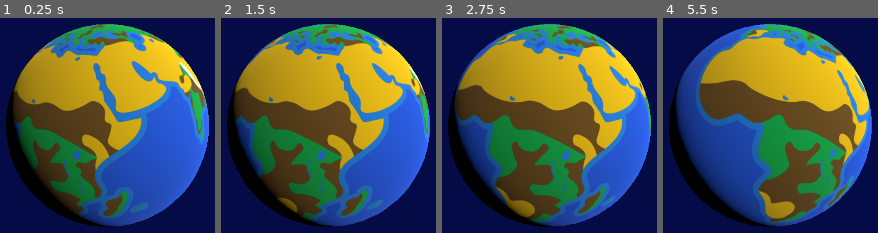
Above: before the commit, frames 1-4 (left to right).
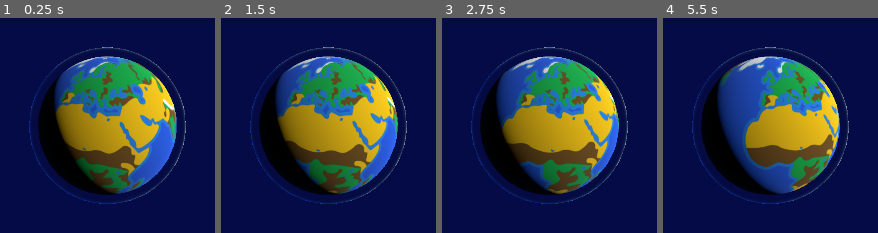
Above: after the commit, the same moments.

Repository: Assasquid/space_junkers
Game: Godot game, scene res://level.tscn
Two runs of this game, one before a commit and one after it. Both use one fixed random seed, a clock stepped at 60 frames per second and the inputs below. Before the commit the project has no main scene; this scene is started directly in both runs.
Inputs (mouse positions are in pixels of both pictures, inside the frame that each line leads up to):
- Up to frame 1 (0.25 s): no input
- Up to frame 2 (1.5 s): move the mouse to (outside the picture) at 0.52 s; move the mouse to (outside the picture) at 1.27 s
- Up to frame 3 (2.75 s): move the mouse to (629, 26) at 2.02 s
- Up to frame 4 (5.5 s): move the mouse to (729, 215) at 2.77 s; move the mouse to (outside the picture) at 3.52 s; move the mouse to (outside the picture) at 4.27 s; move the mouse to (811, 125) at 5.02 s

The runs differ from the first frame. In frame 1, 64% of the frame differs, in the area x 2-98%, y 2-98%; in frame 2, 64%; in frame 3, 66%; in frame 4, 67%.

Commit message:
Tweak the camera position, add fresnel aura.

Diff:
--- a/earth.tscn
+++ b/earth.tscn
@@ -1,24 +1,40 @@
-[gd_scene load_steps=4 format=3 uid="uid://ohs4wgkrltcv"]
+[gd_scene load_steps=7 format=3 uid="uid://ohs4wgkrltcv"]
 
 [ext_resource type="Texture2D" uid="uid://dd1sj0yt3lpwd" path="res://Earth42Map.png" id="1_8y6jm"]
 [ext_resource type="Script" path="res://earth.gd" id="1_qk4vd"]
+[ext_resource type="Shader" uid="uid://0eexvlx0weft" path="res://earth_fresnel.tres" id="3_xlpn8"]
 
 [sub_resource type="StandardMaterial3D" id="StandardMaterial3D_nbthb"]
 albedo_texture = ExtResource("1_8y6jm")
+
+[sub_resource type="ShaderMaterial" id="ShaderMaterial_h7jfy"]
+render_priority = 0
+shader = ExtResource("3_xlpn8")
+
+[sub_resource type="SphereMesh" id="SphereMesh_s65as"]
+radius = 2.2
+height = 4.4
+radial_segments = 42
+rings = 42
 
 [node name="Earth" type="Node3D"]
 script = ExtResource("1_qk4vd")
 
 [node name="DirectionalLight3D" type="DirectionalLight3D" parent="."]
-transform = Transform3D(0.60988, -0.35977, 0.706125, -0.0156281, 0.885383, 0.4646, -0.79234, -0.294386, 0.534354, 0.88957, 0.433186, 1.31412)
+transform = Transform3D(0.42603, -0.414471, 0.804184, -0.263572, 0.793467, 0.54858, -0.865464, -0.445672, 0.228798, 0.88957, 0.433186, 1.31412)
 shadow_enabled = true
 
 [node name="CSGSphere3D" type="CSGSphere3D" parent="."]
-transform = Transform3D(-0.836152, 0.10417, 0.538515, 0.172397, 0.981956, 0.0777324, -0.5207, 0.157834, -0.839023, 0, 0, 0)
+transform = Transform3D(-0.953375, 0, 0.301788, 0, 1, 0, -0.301787, 0, -0.953375, 0, 0, 0)
 radius = 2.0
 radial_segments = 42
 rings = 42
 material = SubResource("StandardMaterial3D_nbthb")
 
 [node name="Camera3D" type="Camera3D" parent="."]
-transform = Transform3D(1, 0, 0, 0, 1, 0, 0, 0, 1, 0, 0, 3.38629)
+transform = Transform3D(1, 0, 0, 0, 0.894934, 0.446198, 0, -0.446198, 0.894934, 0, 2, 4)
+
+[node name="FresnelAura" type="MeshInstance3D" parent="."]
+material_override = SubResource("ShaderMaterial_h7jfy")
+cast_shadow = 0
+mesh = SubResource("SphereMesh_s65as")
--- a/earth_2d.tscn
+++ b/earth_2d.tscn
@@ -6,7 +6,7 @@
 viewport_path = NodePath("SubViewport")
 
 [sub_resource type="CircleShape2D" id="CircleShape2D_c4w2t"]
-radius = 244.0
+radius = 166.0
 
 [node name="Earth2D" type="Area2D"]
 
--- /dev/null
+++ b/earth_fresnel.tres
@@ -0,0 +1,39 @@
+[gd_resource type="VisualShader" load_steps=3 format=3 uid="uid://0eexvlx0weft"]
+
+[sub_resource type="VisualShaderNodeFresnel" id="VisualShaderNodeFresnel_37hie"]
+default_input_values = [2, false, 3, 6.0]
+
+[sub_resource type="VisualShaderNodeColorConstant" id="VisualShaderNodeColorConstant_lgpfk"]
+constant = Color(0.118529, 0.343485, 0.999986, 1)
+
+[resource]
+code = "shader_type spatial;
+render_mode blend_mix, depth_draw_opaque, cull_back, diffuse_lambert, specular_schlick_ggx;
+
+
+
+
+void fragment() {
+// Fresnel:2
+	float n_in2p3 = 6.00000;
+	float n_out2p0 = pow(1.0 - clamp(dot(NORMAL, VIEW), 0.0, 1.0), n_in2p3);
+
+
+// ColorConstant:3
+	vec4 n_out3p0 = vec4(0.118529, 0.343485, 0.999986, 1.000000);
+
+
+// Output:0
+	ALBEDO = vec3(n_out2p0);
+	ALPHA = n_out2p0;
+	EMISSION = vec3(n_out3p0.xyz);
+
+
+}
+"
+graph_offset = Vector2(-1318.4, 151.986)
+nodes/fragment/2/node = SubResource("VisualShaderNodeFresnel_37hie")
+nodes/fragment/2/position = Vector2(-360, 260)
+nodes/fragment/3/node = SubResource("VisualShaderNodeColorConstant_lgpfk")
+nodes/fragment/3/position = Vector2(-20, 420)
+nodes/fragment/connections = PackedInt32Array(3, 0, 0, 5, 2, 0, 0, 0, 2, 0, 0, 1)
--- a/project.godot
+++ b/project.godot
@@ -11,6 +11,7 @@
 [application]
 
 config/name="SpaceJunkers"
+run/main_scene="res://level.tscn"
 config/features=PackedStringArray("4.2", "Forward Plus")
 config/icon="res://icon.svg"
 
@@ -18,3 +19,7 @@
 
 window/size/viewport_width=1920
 window/size/viewport_height=1080
+
+[editor_plugins]
+
+enabled=PackedStringArray("res://addons/anthonyec.camera_preview/plugin.cfg")
Not shown, added: addons/anthonyec.camera_preview/GuiResizerTopLeft.svg
Not shown, added: addons/anthonyec.camera_preview/GuiResizerTopLeft.svg.import
Not shown, added: addons/anthonyec.camera_preview/GuiResizerTopRight.svg
Not shown, added: addons/anthonyec.camera_preview/GuiResizerTopRight.svg.import
Not shown, added: addons/anthonyec.camera_preview/Pin.svg
Not shown, added: addons/anthonyec.camera_preview/Pin.svg.import
Not shown, added: addons/anthonyec.camera_preview/plugin.cfg
Not shown, added: addons/anthonyec.camera_preview/plugin.gd
Not shown, added: addons/anthonyec.camera_preview/preview.gd
Not shown, added: addons/anthonyec.camera_preview/preview.tscn
